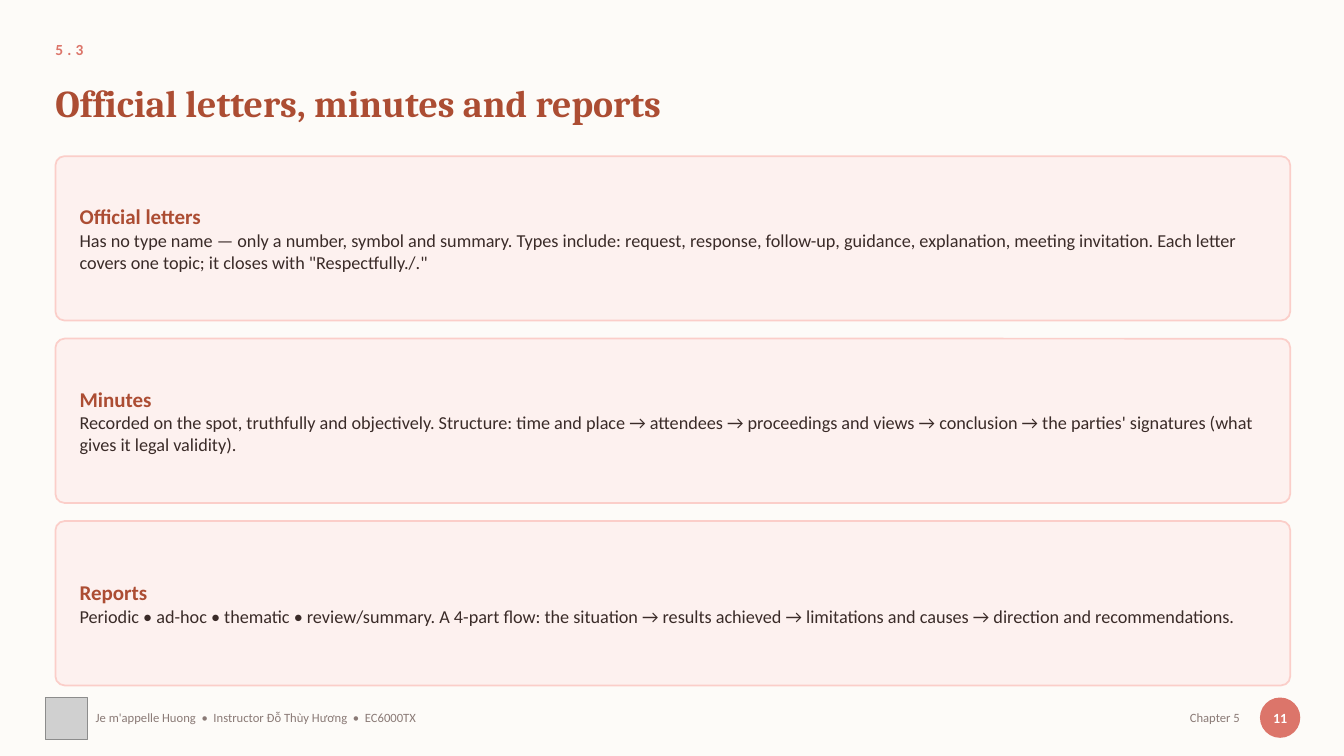
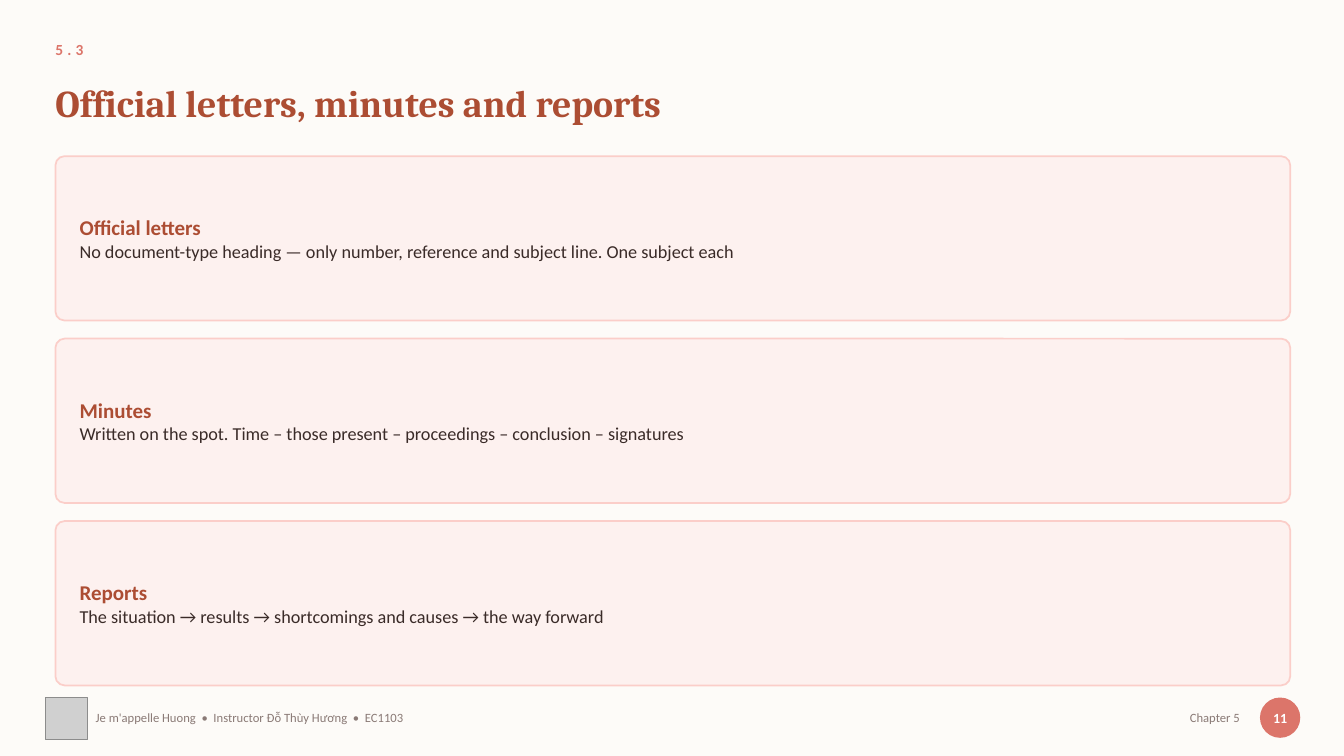
Before and after one commit to thuyhuongctu/ComDraft, a slide deck: slide 14 of slides/05-soan-thao-van-ban.en.pptx. Drawn at 1344x756 pixels with LibreOffice and Linux fonts; fonts in the diff are those of the drawing; grey boxes stand for pictures. Boxes give left, top, right and bottom in pixels: in the first picture for what was removed or moved away, otherwise in the second. Text is boxed around its words. In the diff, an @@ line names an element or a change of style, - is before the commit and + after.

```diff
--- a/slides/05-soan-thao-van-ban.en.pptx
+++ b/slides/05-soan-thao-van-ban.en.pptx
@@ text at (x1=80, y1=245, x2=734, y2=261): text changed @@
-Has no type name — only a number, symbol and summary. Types include: request, response, follow-up, guidance, explanation, meeting invitation. Each letter covers one topic; it closes with "Respectfully./."
+No document-type heading — only number, reference and subject line. One subject each
@@ text at (x1=80, y1=427, x2=684, y2=443): text changed @@
-Recorded on the spot, truthfully and objectively. Structure: time and place → attendees → proceedings and views → conclusion → the parties' signatures (what gives it legal validity).
+Written on the spot. Time – those present – proceedings – conclusion – signatures
@@ text at (x1=80, y1=610, x2=603, y2=626): text changed @@
-Periodic • ad-hoc • thematic • review/summary. A 4-part flow: the situation → results achieved → limitations and causes → direction and recommendations.
+The situation → results → shortcomings and causes → the way forward
@@ text at (x1=96, y1=712, x2=403, y2=724): text changed @@
-Je m'appelle Huong • Instructor Đỗ Thùy Hương • EC6000TX
+Je m'appelle Huong • Instructor Đỗ Thùy Hương • EC1103
```
Also in this commit, not shown: 20 other slides changed, 42 other files.
